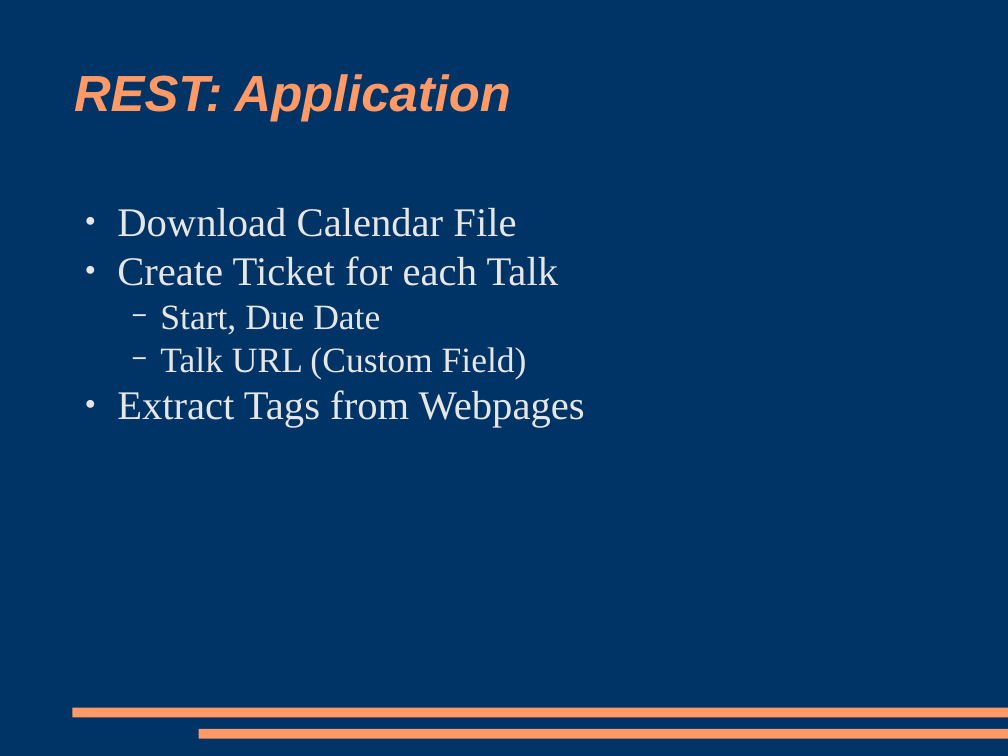
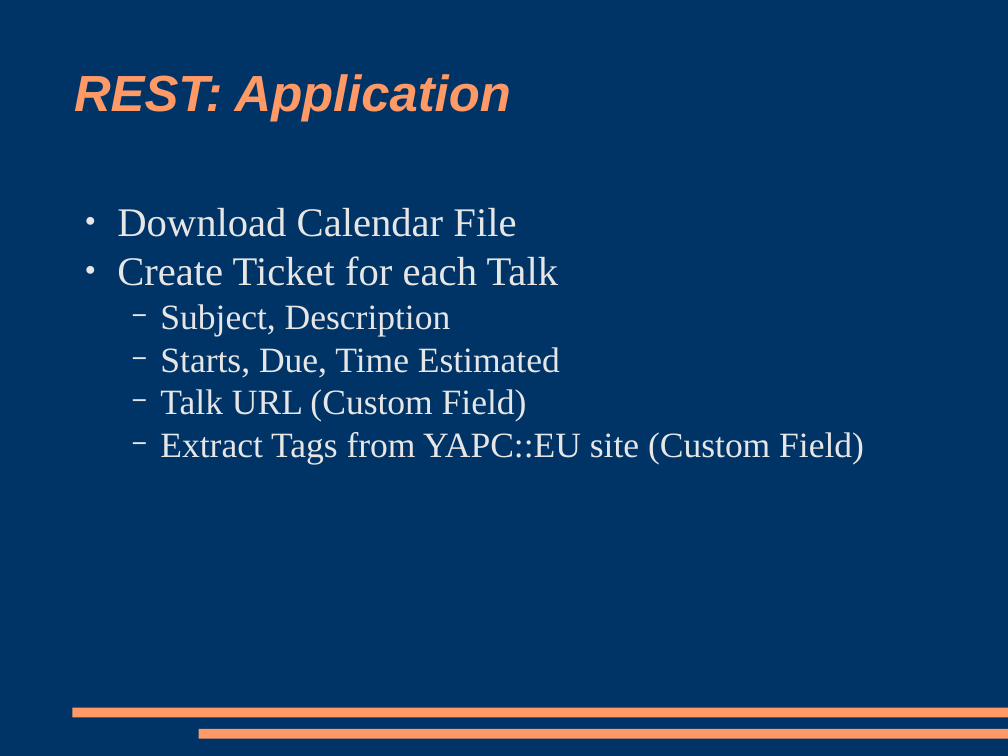
Before and after one commit to racke/Presentations, a slide deck: slide 35 of yapc2009/rt38.odp (slide 29 before the commit). Drawn at 1008x756 pixels with LibreOffice and Linux fonts; fonts in the diff are those of the drawing. Boxes give left, top, right and bottom in pixels: in the first picture for what was removed or moved away, otherwise in the second. Text is boxed around its words. In the diff, an @@ line names an element or a change of style, - is before the commit and + after.

```diff
--- a/yapc2009/rt38.odp
+++ b/yapc2009/rt38.odp
@@ text at [160,304,560,378]: text changed @@
-  − Start, Due Date
+  − Subject, Description
+  − Starts, Due, Time Estimated
@@ text at [160,432,864,464]: text changed; size 32 to 28 pt @@
-● Extract Tags from Webpages
+  − Extract Tags from YAPC::EU site (Custom Field)
```
Also in this commit, not shown: 6 other slides changed, 6 slides added.
